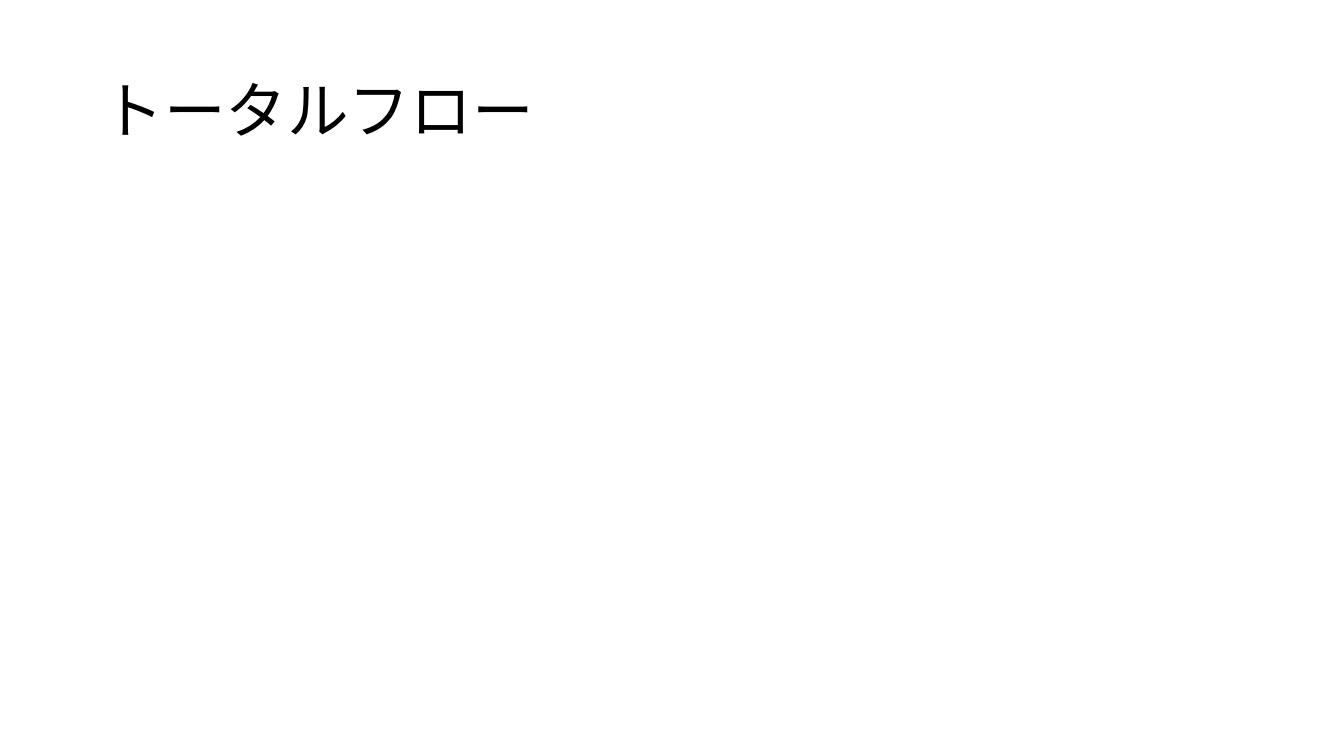
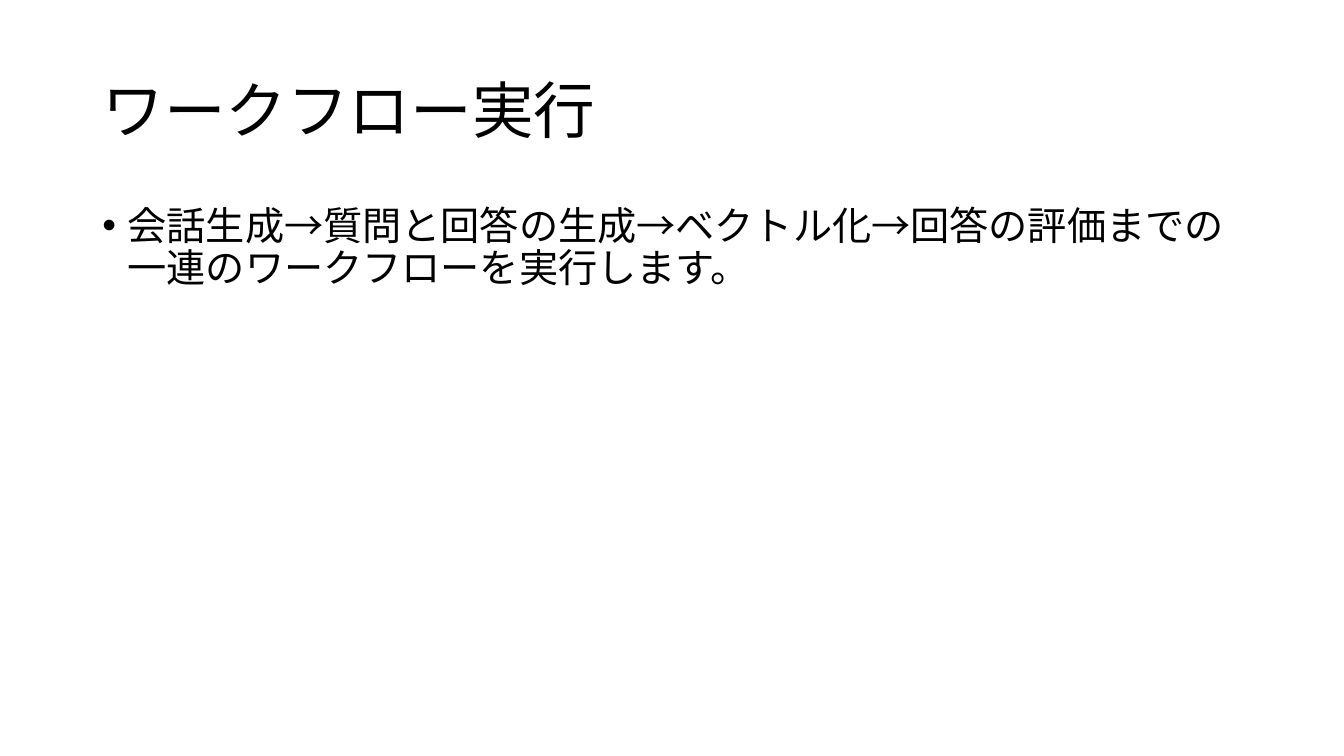
Before and after one commit to flymywife/Meta-CommunicationRAG, a slide deck: slide 13 of mcrag-app-mcp/sample/MCRAG_mcp_マニュアル.pptx (slide 11 before the commit). Drawn at 1344x756 pixels with LibreOffice and Linux fonts; fonts in the diff are those of the drawing. Boxes give left, top, right and bottom in pixels: in the first picture for what was removed or moved away, otherwise in the second. Text is boxed around its words. In the diff, an @@ line names an element or a change of style, - is before the commit and + after.

```diff
--- a/mcrag-app-mcp/sample/MCRAG_mcp_マニュアル.pptx
+++ b/mcrag-app-mcp/sample/MCRAG_mcp_マニュアル.pptx
@@ title at box(102, 81, 595, 138): text changed @@
-トータルフロー
+ワークフロー実行
@@ text added at box(128, 206, 1224, 286), 28 pt, text #000000 @@
+• 会話生成→質問と回答の生成→ベクトル化→回答の評価までの一連のワークフローを実行します。
```
Also in this commit, not shown: 7 other slides changed, 2 slides added, 23 other files.
